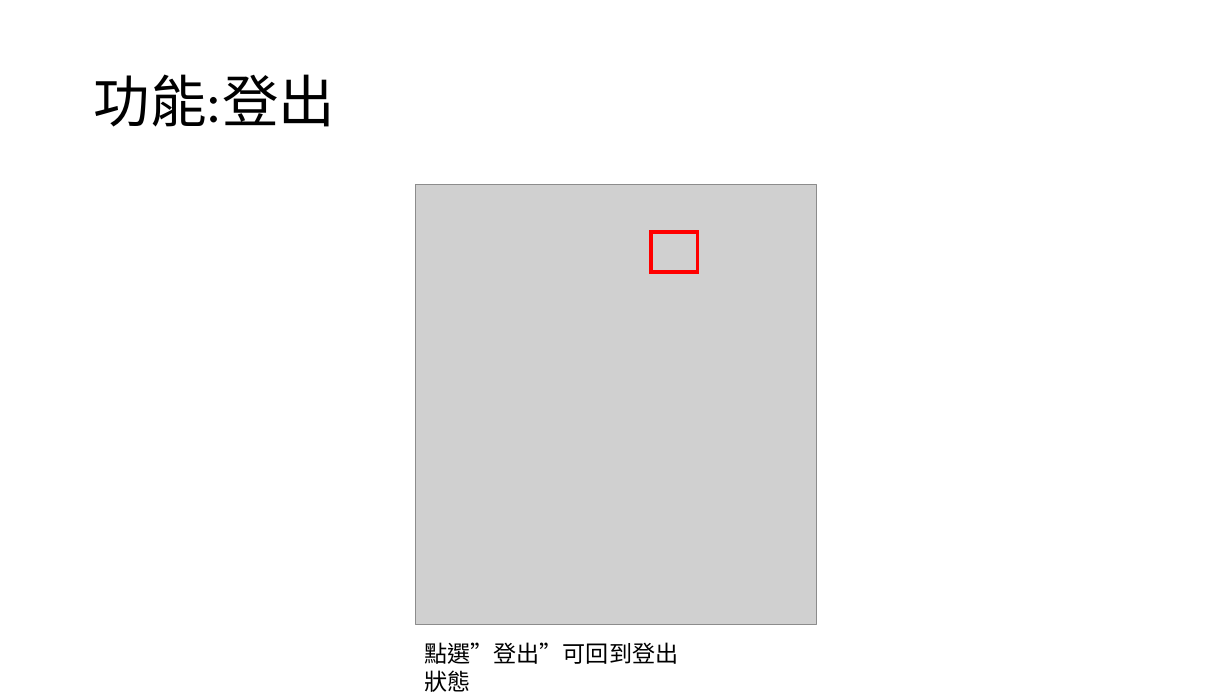
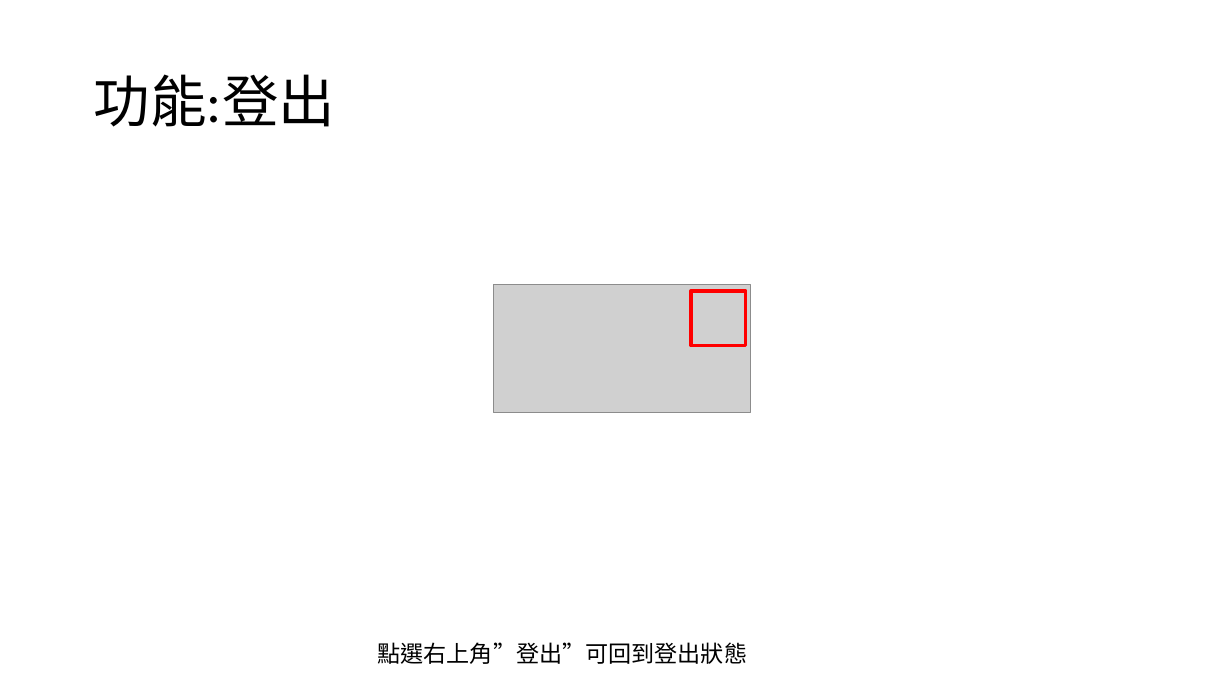
Before and after one commit to huxanya01/bulletin_laravel_vue, a slide deck: slide 7 of 作品留言板.pptx (slide 6 before the commit). Drawn at 1232x693 pixels with LibreOffice and Linux fonts; fonts in the diff are those of the drawing; grey boxes stand for pictures. Boxes give left, top, right and bottom in pixels: in the first picture for what was removed or moved away, otherwise in the second. Text is boxed around its words. In the diff, an @@ line names an element or a change of style, - is before the commit and + after.

```diff
--- a/作品留言板.pptx
+++ b/作品留言板.pptx
@@ picture removed at [415,185,817,625] @@
@@ rectangle removed at [652,232,698,272] @@
@@ picture added at [494,285,750,413] @@
@@ rectangle added at [691,291,746,346], outline #FF0000 2.83 pt @@
@@ text at [378,642,748,664]: text changed @@
-點選”登出”可回到登出狀態
+點選右上角”登出”可回到登出狀態
```
Also in this commit, not shown: 7 other slides changed, 1 slide added, 1 other file.
